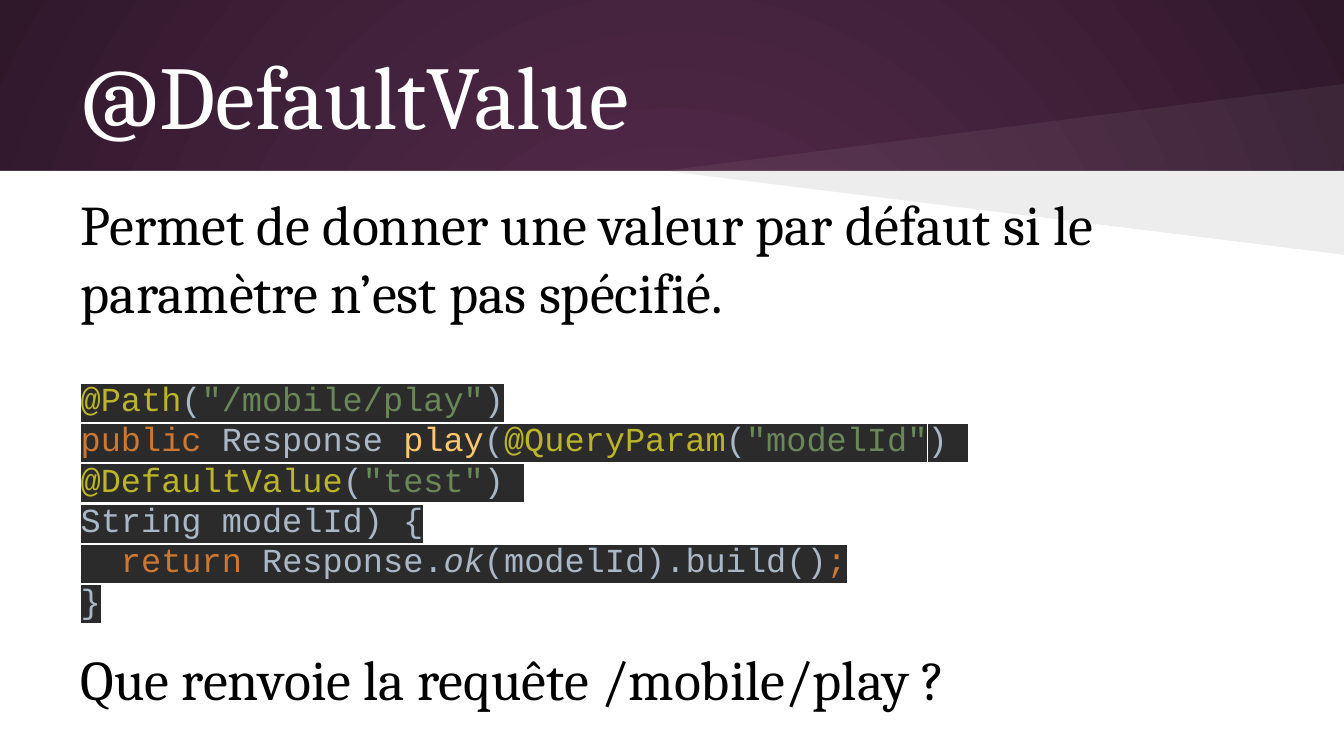
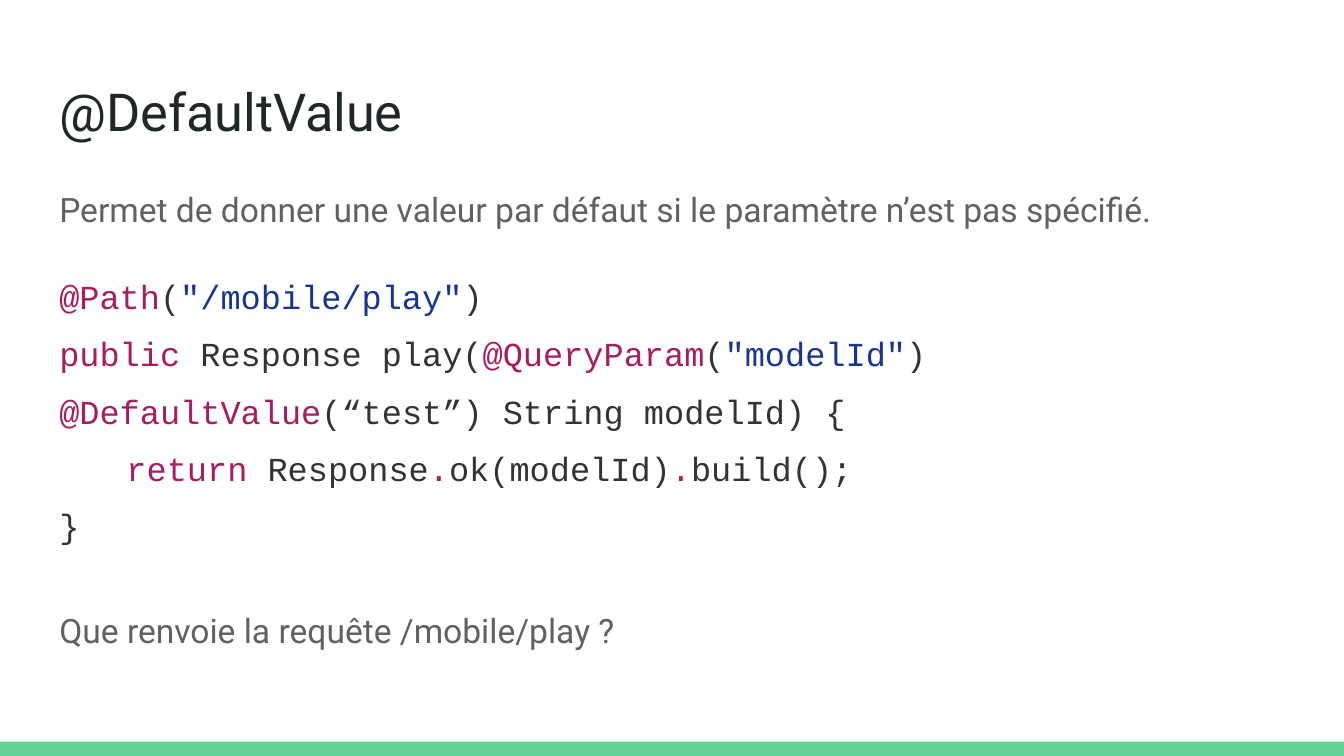
Before and after one commit to olivier-pitton/dant, a slide deck: slide 24 of jaxrs/Cours JAX-RS.pptx. Drawn at 1344x756 pixels with LibreOffice and Linux fonts; fonts in the diff are those of the drawing. Boxes give left, top, right and bottom in pixels: in the first picture for what was removed or moved away, otherwise in the second. Text is boxed around its words. In the diff, an @@ line names an element or a change of style, - is before the commit and + after.

```diff
--- a/jaxrs/Cours JAX-RS.pptx
+++ b/jaxrs/Cours JAX-RS.pptx
@@ background gradient #592D50 to #30182B to #FFFFFF @@
@@ title "@DefaultValue": place and size @@
-title "@DefaultValue" at (81, 65, 630, 142)
+title "@DefaultValue" at (59, 91, 402, 143)
@@ title "@DefaultValue" at (59, 91, 402, 143): size 48 to 28 pt, font Cambria to Roboto, text colour #FFFFFF to #202729; vertical alignment middle to top @@
@@ freeform shape removed at (665, 83, 1344, 171) @@
@@ rectangle removed at (0, 171, 1344, 755) @@
@@ text "Permet de donner une valeur ...": place and size @@
-text "Permet de donner une valeur ..." at (81, 205, 1093, 713)
+text "Permet de donner une valeur ..." at (59, 196, 1151, 650)
@@ freeform shape removed at (665, 171, 1344, 254) @@
@@ text at (59, 196, 1151, 650): size 30 to 18 pt, font Cambria to Roboto, text colour #000000 to #616161 in "Permet de donner une valeur par défaut ...", "Que renvoie la requête /mobile/play ?"; text colour #BBB529 to #A71D5D, text colour #6A8759 to #183691 in "@Path("/mobile/play")"; text colour #A9B7C6 to #333333 in "@Path("/mobile/play")", "Response.ok(modelId).build();", "}"; highlight #2B2B2B to #FFFFFF in "@Path("/mobile/play")", "return Response.ok(modelId).build();", "}"; text colour #CC7832 to #A71D5D in "return"; text colour #A9B7C6 to #A71D5D, text colour #CC7832 to #333333, italic off in "Response.ok(modelId).build();"; line spacing 1 to 1.15; more space between paragraphs; line spacing 1 to 1.43; indent changed @@
@@ text at (59, 342, 926, 431): text changed; text colour #A9B7C6 to #333333 @@
-public Response play(@QueryParam("modelId")
-@DefaultValue("test")
-String modelId) {
+public Response play(@QueryParam("modelId") @DefaultValue(“test”) String modelId) {
@@ rectangle added at (0, 742, 1344, 756), fill #63D297 @@
```
Also in this commit, not shown: 30 other slides changed, 3 slides added, 7 slides removed, 13 other files.
